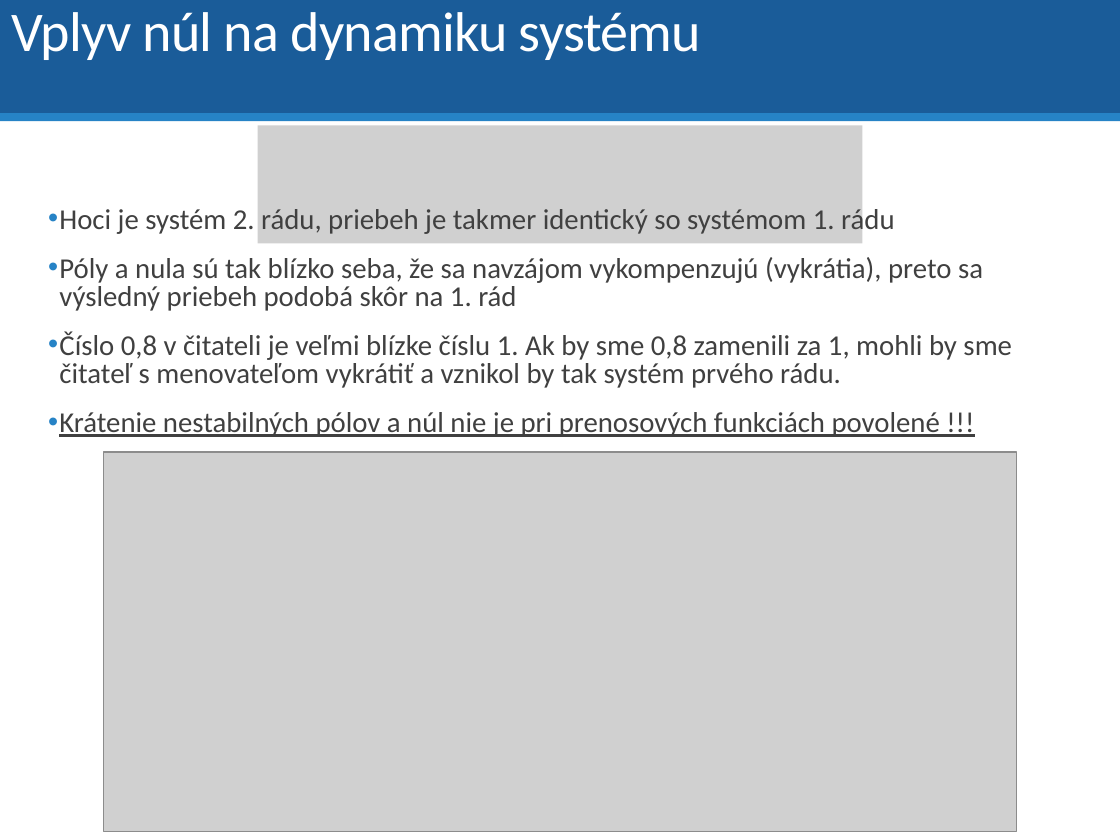
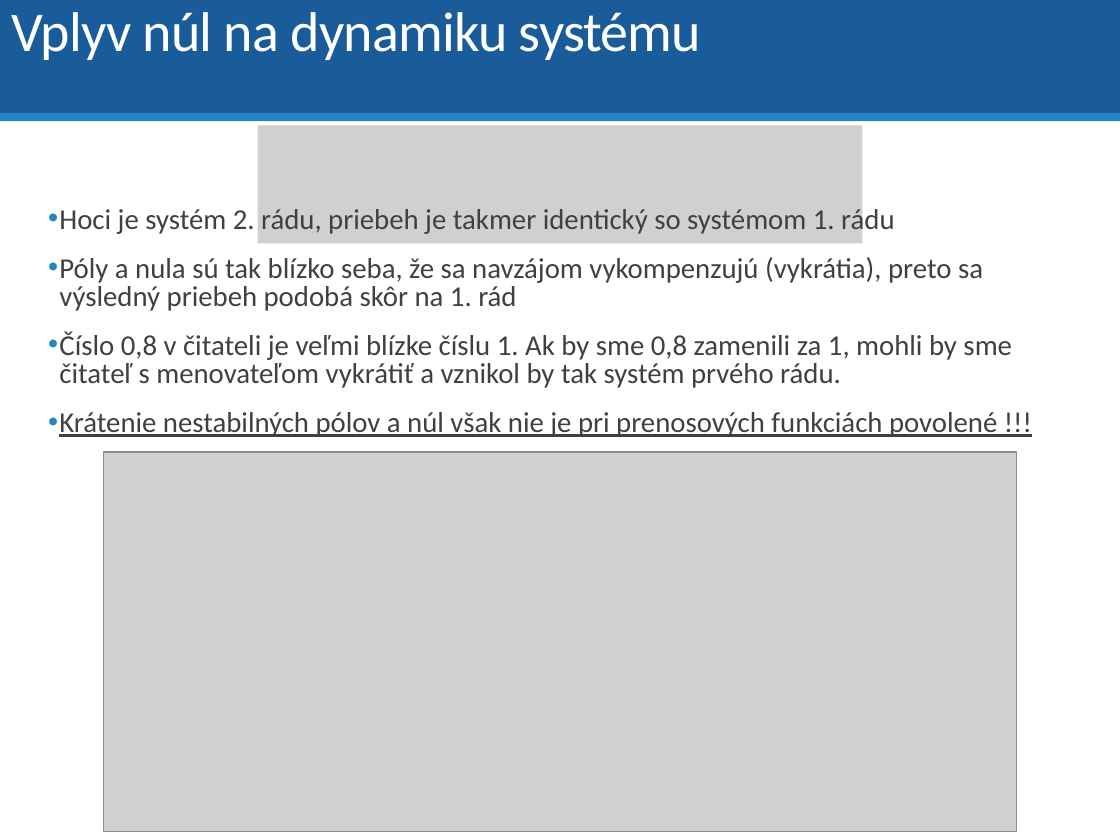
Before and after one commit to dodekm/TeamProjektKybernetika, a slide deck: slide 24 of Nove prednasky/P4 Vlastnosti prenosovych funkcii.pptx (slide 37 before the commit). Drawn at 1120x840 pixels with LibreOffice and Linux fonts; fonts in the diff are those of the drawing; grey boxes stand for pictures. Boxes give left, top, right and bottom in pixels: in the first picture for what was removed or moved away, otherwise in the second. Text is boxed around its words. In the diff, an @@ line names an element or a change of style, - is before the commit and + after.

```diff
--- a/Nove prednasky/P4 Vlastnosti prenosovych funkcii.pptx
+++ b/Nove prednasky/P4 Vlastnosti prenosovych funkcii.pptx
@@ text at (59,412,997,437): text changed @@
-• Krátenie nestabilných pólov a núl nie je pri prenosových funkciách povolené !!!
+• Krátenie nestabilných pólov a núl však nie je pri prenosových funkciách povolené !!!
```
Also in this commit, not shown: 17 other slides changed.
